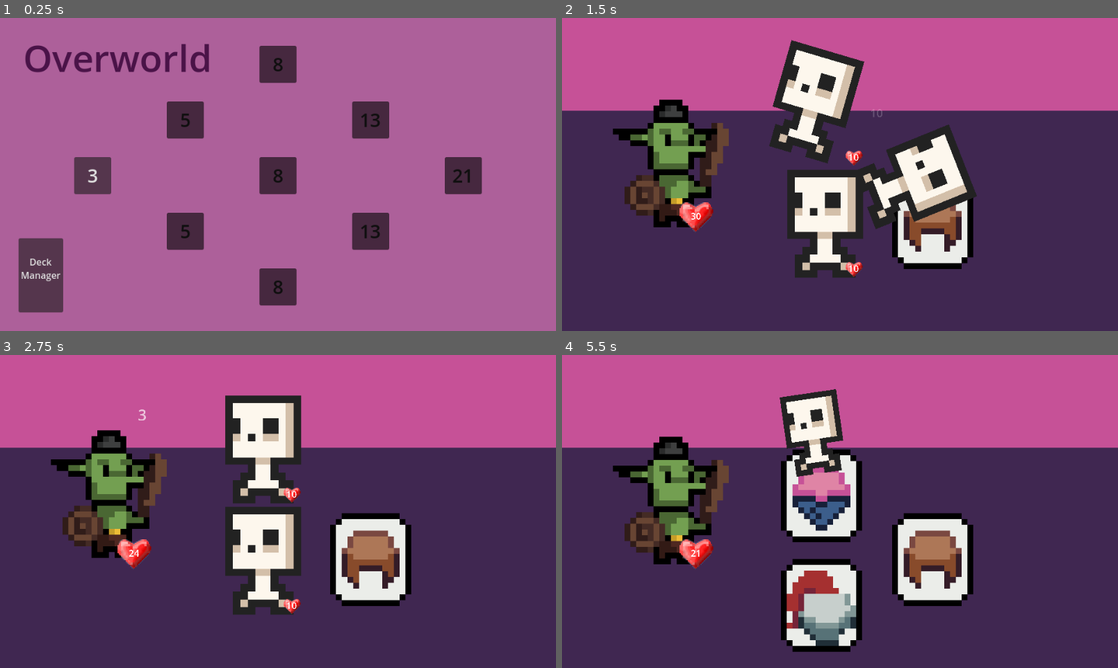
Above: before the commit, frames 1-4 (two rows, left to right).
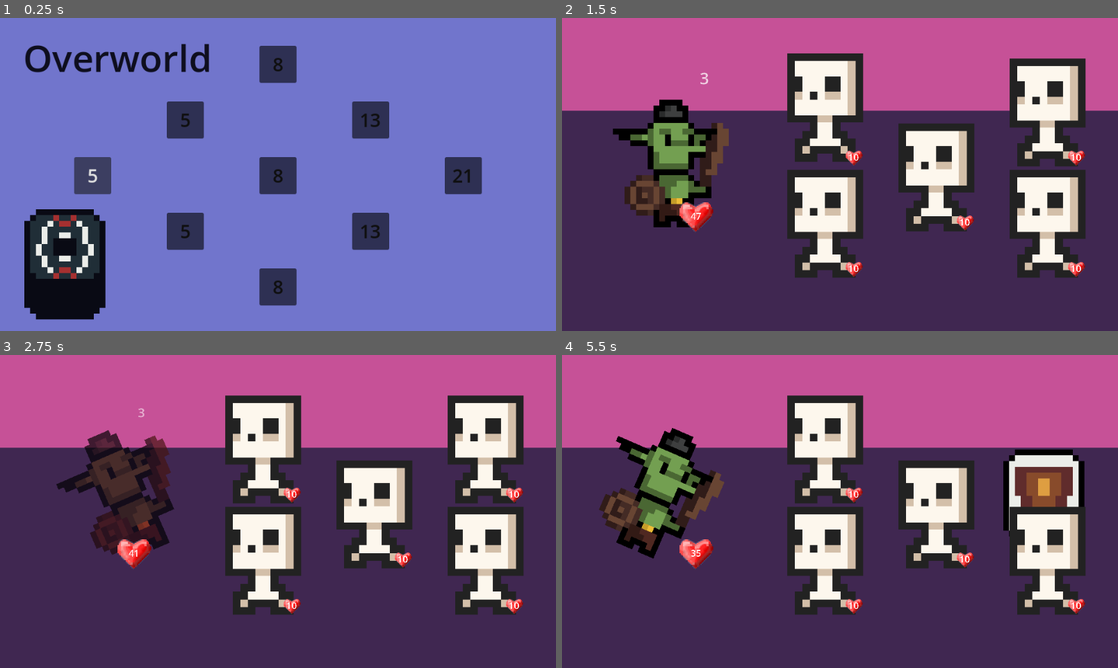
Above: after the commit, the same moments.

Repository: jakmik2/rogue-cards
Game: Godot game, scene res://scenes/Overworld.tscn
Two runs of this game, one before a commit and one after it. Both use one fixed random seed, a clock stepped at 60 frames per second and the inputs below.
Inputs (mouse positions are in pixels of both pictures, inside the frame that each line leads up to):
- Up to frame 1 (0.25 s): no input
- Up to frame 2 (1.5 s): click "3" (after the commit: "5") at 0.5 s; move the mouse to (962, 158) at 1.27 s; click (962, 158) at 1.35 s
- Up to frame 3 (2.75 s): click (400, 495) at 1.52 s; click (400, 495) at 1.82 s; move the mouse to (372, 558) at 2.02 s; click (372, 558) at 2.1 s; click (372, 558) at 2.27 s; click (372, 558) at 2.57 s
- Up to frame 4 (5.5 s): move the mouse to (895, 442) at 2.77 s; click (895, 442) at 2.85 s; move the mouse to (823, 605) at 3.52 s; click (823, 605) at 3.6 s; click (823, 605) at 3.77 s; click (823, 605) at 4.07 s; move the mouse to (1006, 558) at 4.27 s; click (1006, 558) at 4.35 s; click (1006, 558) at 4.52 s; click (1006, 558) at 4.82 s; tap Escape (ui_pause) at 4.9 s; click "Continue" at 5 s

The runs differ from the first frame. In frame 1, 94% of the frame differs, in the area x 0-100%, y 0-100%; in frame 2, 18%; in frame 3, 20%; in frame 4, 28%.

Commit message:
deck manager

Diff:
--- a/scenes/Card.tscn
+++ b/scenes/Card.tscn
@@ -1,8 +1,32 @@
-[gd_scene load_steps=2 format=3 uid="uid://c6lwndeghysv5"]
+[gd_scene load_steps=4 format=3 uid="uid://c6lwndeghysv5"]
 
 [ext_resource type="Script" path="res://scripts/Card.gd" id="1_b0rvh"]
+[ext_resource type="Texture2D" uid="uid://i2qrdraonycb" path="res://sprites/card/blank.png" id="2_ldklw"]
+[ext_resource type="Texture2D" uid="uid://dpwufntmr1227" path="res://sprites/card/card-outline.png" id="3_c1hr8"]
 
-[node name="Card" type="Node2D"]
+[node name="Card" type="Control"]
+layout_mode = 3
+anchors_preset = 0
+offset_right = 16.0
+offset_bottom = 16.0
+scale = Vector2(10, 10)
 script = ExtResource("1_b0rvh")
 
-[node name="Sprite" type="Sprite2D" parent="."]
+[node name="Sprite" type="TextureRect" parent="."]
+layout_mode = 0
+offset_right = 16.0
+offset_bottom = 16.0
+texture = ExtResource("2_ldklw")
+
+[node name="Outline" type="TextureRect" parent="."]
+visible = false
+layout_mode = 0
+offset_left = -0.1
+offset_top = -1.1
+offset_right = 15.9
+offset_bottom = 16.9
+texture = ExtResource("3_c1hr8")
+
+[connection signal="gui_input" from="." to="." method="_on_gui_input"]
+[connection signal="mouse_entered" from="." to="." method="_on_hover_enter"]
+[connection signal="mouse_exited" from="." to="." method="_on_hover_exit"]
--- /dev/null
+++ b/scenes/DeckManager.tscn
@@ -0,0 +1,129 @@
+[gd_scene load_steps=9 format=3 uid="uid://d4e86hgjbwird"]
+
+[ext_resource type="Script" path="res://scripts/DeckManager.gd" id="1_5jxd7"]
+[ext_resource type="PackedScene" uid="uid://dwsljk6mc13qo" path="res://scenes/UI/PauseMenu.tscn" id="2_b11fc"]
+[ext_resource type="Texture2D" uid="uid://byivuws2x3nns" path="res://sprites/deck-pressed.png" id="3_0ktld"]
+[ext_resource type="Texture2D" uid="uid://d2cioayecqfr8" path="res://sprites/deck.png" id="3_dtg4p"]
+[ext_resource type="Texture2D" uid="uid://b7youjjmllyg3" path="res://sprites/deck-hover.png" id="4_mygtj"]
+[ext_resource type="Texture2D" uid="uid://cetgkfctwomtq" path="res://sprites/arrow.png" id="7_re8vd"]
+[ext_resource type="Texture2D" uid="uid://60pvedwbrpa4" path="res://sprites/arrow-pressed.png" id="8_4e7lf"]
+[ext_resource type="Texture2D" uid="uid://7spv6u2q0sjv" path="res://sprites/arrow-hover.png" id="9_u3hve"]
+
+[node name="DeckManager" type="Control"]
+layout_mode = 3
+anchors_preset = 15
+anchor_right = 1.0
+anchor_bottom = 1.0
+grow_horizontal = 2
+grow_vertical = 2
+script = ExtResource("1_5jxd7")
+
+[node name="Backing" type="ColorRect" parent="."]
+layout_mode = 0
+offset_right = 960.0
+offset_bottom = 540.0
+color = Color(0.533333, 0.294118, 0.168627, 1)
+
+[node name="ColorRect2" type="ColorRect" parent="Backing"]
+layout_mode = 0
+offset_left = 224.0
+offset_right = 288.0
+offset_bottom = 540.0
+color = Color(0.376471, 0.172549, 0.172549, 1)
+
+[node name="ColorRect3" type="ColorRect" parent="Backing"]
+layout_mode = 0
+offset_left = 448.0
+offset_right = 512.0
+offset_bottom = 540.0
+color = Color(0.376471, 0.172549, 0.172549, 1)
+
+[node name="ColorRect4" type="ColorRect" parent="Backing"]
+layout_mode = 0
+offset_left = 672.0
+offset_right = 736.0
+offset_bottom = 540.0
+color = Color(0.376471, 0.172549, 0.172549, 1)
+
+[node name="ColorRect5" type="ColorRect" parent="Backing"]
+layout_mode = 0
+offset_left = 896.0
+offset_right = 960.0
+offset_bottom = 540.0
+color = Color(0.376471, 0.172549, 0.172549, 1)
+
+[node name="Description" type="ColorRect" parent="."]
+layout_mode = 0
+offset_left = 8.0
+offset_top = 8.0
+offset_right = 216.0
+offset_bottom = 312.0
+color = Color(0.752941, 0.580392, 0.45098, 0.533333)
+
+[node name="Textbox" type="RichTextLabel" parent="Description"]
+layout_mode = 0
+offset_left = 8.0
+offset_right = 200.0
+offset_bottom = 304.0
+text = "Go get some cards you fucking freak."
+
+[node name="DeckDisplay" type="ColorRect" parent="."]
+layout_mode = 0
+offset_left = 296.0
+offset_top = 8.0
+offset_right = 888.0
+offset_bottom = 536.0
+color = Color(0.135012, 0.135012, 0.135012, 0.32549)
+
+[node name="CardHolder" type="GridContainer" parent="DeckDisplay"]
+layout_mode = 0
+offset_left = 6.0
+offset_top = 8.0
+offset_right = 48.0
+offset_bottom = 42.0
+scale = Vector2(10, 10)
+theme_override_constants/h_separation = 21
+theme_override_constants/v_separation = 17
+columns = 3
+
+[node name="Deck" type="TextureButton" parent="."]
+layout_mode = 0
+offset_left = 32.0
+offset_top = 320.0
+offset_right = 48.0
+offset_bottom = 341.0
+scale = Vector2(10, 10)
+texture_normal = ExtResource("3_dtg4p")
+texture_pressed = ExtResource("3_0ktld")
+texture_hover = ExtResource("4_mygtj")
+
+[node name="UI" type="CanvasLayer" parent="."]
+
+[node name="PauseMenu" parent="UI" instance=ExtResource("2_b11fc")]
+process_mode = 2
+
+[node name="RightArrow" type="TextureButton" parent="."]
+layout_mode = 0
+offset_left = 221.0
+offset_top = 437.0
+offset_right = 231.0
+offset_bottom = 447.0
+scale = Vector2(6.99999, 7)
+texture_normal = ExtResource("7_re8vd")
+texture_pressed = ExtResource("8_4e7lf")
+texture_hover = ExtResource("9_u3hve")
+
+[node name="LeftArrow" type="TextureButton" parent="."]
+layout_mode = 0
+offset_left = 291.0
+offset_top = 356.0
+offset_right = 301.0
+offset_bottom = 366.0
+scale = Vector2(-7, 7)
+texture_normal = ExtResource("7_re8vd")
+texture_pressed = ExtResource("8_4e7lf")
+texture_hover = ExtResource("9_u3hve")
+
+[connection signal="pressed" from="Deck" to="." method="_on_overworld_pressed"]
+[connection signal="pressed" from="RightArrow" to="." method="_on_right_arrow_pressed"]
+[connection signal="pressed" from="LeftArrow" to="." method="_on_left_arrow_pressed"]
--- a/scenes/Overworld.tscn
+++ b/scenes/Overworld.tscn
@@ -1,9 +1,12 @@
-[gd_scene load_steps=6 format=3 uid="uid://duoq6fcewo54o"]
+[gd_scene load_steps=9 format=3 uid="uid://duoq6fcewo54o"]
 
 [ext_resource type="Script" path="res://scripts/Overworld.gd" id="1_lsmee"]
 [ext_resource type="PackedScene" uid="uid://g1f0r1ebadw" path="res://scenes/UI/TextDisplay.tscn" id="1_x8wxk"]
+[ext_resource type="Texture2D" uid="uid://d2cioayecqfr8" path="res://sprites/deck.png" id="3_4sj42"]
 [ext_resource type="PackedScene" uid="uid://chore4el6n68" path="res://scenes/Level.tscn" id="3_fp77y"]
 [ext_resource type="PackedScene" uid="uid://dwsljk6mc13qo" path="res://scenes/UI/PauseMenu.tscn" id="4_4yow4"]
+[ext_resource type="Texture2D" uid="uid://byivuws2x3nns" path="res://sprites/deck-pressed.png" id="4_i6g1f"]
+[ext_resource type="Texture2D" uid="uid://b7youjjmllyg3" path="res://sprites/deck-hover.png" id="4_j8ijm"]
 
 [sub_resource type="Theme" id="Theme_i1s4k"]
 default_font_size = 64
@@ -17,7 +20,7 @@
 layout_mode = 0
 offset_right = 960.0
 offset_bottom = 540.0
-color = Color(0.67904, 0.378467, 0.605407, 1)
+color = Color(0.442052, 0.457821, 0.798686, 1)
 
 [node name="Levels" type="Control" parent="."]
 anchors_preset = 0
@@ -28,7 +31,7 @@
 offset_top = 240.0
 offset_right = 192.0
 offset_bottom = 304.0
-enemies = Array[String](["Skele0", "Skele0", "Skele0"])
+enemies = Array[String](["Skele0", "Skele0", "Skele0", "Skele0", "Skele0"])
 
 [node name="Level2" parent="Levels" instance=ExtResource("3_fp77y")]
 layout_mode = 0
@@ -110,16 +113,16 @@
 prereqs = Array[String](["Level7", "Level8"])
 overworld_level = 4
 
-[node name="DeckManager" type="Button" parent="."]
+[node name="DeckManager" type="TextureButton" parent="."]
 layout_mode = 0
 offset_left = 32.0
-offset_top = 380.0
-offset_right = 109.0
-offset_bottom = 508.0
-text = "Deck
-Manager
-
-"
+offset_top = 320.0
+offset_right = 48.0
+offset_bottom = 341.0
+scale = Vector2(10, 10)
+texture_normal = ExtResource("3_4sj42")
+texture_pressed = ExtResource("4_i6g1f")
+texture_hover = ExtResource("4_j8ijm")
 
 [node name="UI" type="CanvasLayer" parent="."]
 
@@ -134,5 +137,7 @@
 offset_right = 366.0
 offset_bottom = 112.0
 theme = SubResource("Theme_i1s4k")
-theme_override_colors/font_color = Color(0.291285, 0.0746954, 0.28167, 1)
+theme_override_colors/font_color = Color(0.0545246, 0.0540523, 0.119671, 1)
 text = "Overworld"
+
+[connection signal="pressed" from="DeckManager" to="." method="_on_deck_manager_pressed"]
--- a/scripts/Arena.gd
+++ b/scripts/Arena.gd
@@ -23,19 +23,19 @@
 enum CombatState {ACTIVE, INACTIVE}
 enum Round {ACTIVE, INACTIVE}
 enum EndCombat {ACTIVE, INACTIVE}
-enum Phase {COMBAT, LOOTING, FINISHED}
+enum Phase {PREP, COMBAT, LOOTING, FINISHED}
 
 # properties
-var combat_order = []
-var current_state = CombatState.ACTIVE
-var current_phase = Phase.COMBAT
+var combatants = []
+var current_state = CombatState.INACTIVE
+var current_phase = Phase.PREP
 var current_turn = 0
 var round_tracker = Round.INACTIVE
 
 var mob_num_to_pos = {
-	0 : Vector2(640,353.256),
+	0 : Vector2(448,431.757),
 	1 : Vector2(448,243.354),
-	2 : Vector2(448,431.757),
+	2 : Vector2(640,353.256),
 	3 : Vector2(832,243.354),
 	4 : Vector2(832,431.757),
 }
@@ -71,42 +71,49 @@
 		# destroy any instances of "None"
 		# TODO create a system where we can create as many monsters as we wish, not limited to 5
 		enemies.append(monster)
+
+	if (combatants.is_empty()):
+		# populate combat order (probably a memory nightmare right here)
+		combatants = enemies.duplicate()
+		combatants.push_back(player)
+
 	mobs.show()
+	await get_tree().process_frame
+	current_phase = Phase.COMBAT
 
 func _input(_event):
 	if Input.is_action_just_pressed("ui_pause"):
 		get_tree().paused = true
 		pause_menu.show()
 
-func _process(delta):
-	# TODO implement pause
-	if paused:
-		return
-
-	counter += delta
-	# evaluate combat state and turn order
-	# skip if not in combat or if actively resolving a round
-	if (current_state == CombatState.INACTIVE or round_tracker == Round.ACTIVE):
-		pass
-	# run round
-	elif (counter > 0):
-		combat_round()
-		counter = 0
+func _process(_delta):
+	if (
+		current_state == CombatState.INACTIVE and
+		current_phase == Phase.COMBAT and
+		!enemies.is_empty()
+	):
+		# introduce randomness to break ties
+		combatants.shuffle()
+		var combatant_counter : Array[int]
+		# evaluate current turn counters
+		for combatant in combatants:
+			combatant_counter.append(combatant.turn_counter)
+
+		if combatant_counter.max() < 100:
+			# track counters through an array
+			# iterate through the number of combatants, increment their counters with their speed
+			for combatant in combatants:
+				combatant.turn_counter += combatant.speed
+		else:
+			# evalutate turn of combatant
+			current_turn = combatant_counter.find(combatant_counter.max())
+			combatants[current_turn].turn_counter -= 100
+			combat_round()
 
 func combat_round():
-	round_tracker = Round.ACTIVE
-
-	# fresh combat
-	if (combat_order.is_empty()):
-		# populate combat order (probably a memory nightmare right here)
-		combat_order = enemies.duplicate()
-		combat_order.push_back(player)
-
-		# sort combat order
-		combat_order.sort_custom(func(a: BaseEntity, b: BaseEntity): return a.get_speed() > b.get_speed())
-	# perform turn
-	elif (current_state == CombatState.ACTIVE && !combat_order.is_empty()):
-		var current_actor: BaseEntity = combat_order[current_turn]
+	current_state = CombatState.ACTIVE
+	if (current_state == CombatState.ACTIVE && !enemies.is_empty()):
+		var current_actor: BaseEntity = combatants[current_turn]
 
 		var source: BaseEntity = current_actor
 		var target: BaseEntity = player
@@ -122,19 +129,19 @@
 		var damage = source.roll_dmg()
 		var attack_result = await target.evaluate_attack(attack_roll, damage)
 		if (attack_result):
-			#print(
-				#"%s hit %s for %s, %s at %s" %
-				#[source.name, target.name, damage, target.name, target.health]
-			#)
 			if (target.health <= 0 && target == player):
 				# game over sequence
-				current_state = CombatState.INACTIVE
+				current_phase = Phase.FINISHED
 				player.kill()
+
 			elif (target.health <= 0 && source == player):
-				# remove enemy from list
-				enemies.pop_at(enemy_idx)
-				combat_order.pop_at(combat_order.find(target))
-				target.kill()
+				# remove enemy from list if dead
+				enemies.pop_at(enemies.find(target))
+				combatants.pop_at(combatants.find(target))
+				if !enemies.is_empty():
+					target.kill()
+				else:
+					await target.kill()
 
 			# check if all combatants have been defeated
 			if (enemies.is_empty()):
@@ -149,14 +156,13 @@
 				current_phase = Phase.LOOTING
 				end_combat()
 		else:
-			print("Big miss from %s" % source)
-		# move To next
-		current_turn = (current_turn + 1) % combat_order.size()
-	round_tracker = Round.INACTIVE
+			# missed shot due to AC
+			#print("Big Miss from %s" % source)
+			pass
+	current_state = CombatState.INACTIVE
 
 func end_combat():
 	var loot_counter = 1
-
 	for loot in $Loot.get_children():
 		if loot.name == "LootBacking":
 			if $Loot.get_child_count() == 1:
@@ -182,10 +188,9 @@
 	delay_timer.wait_time = 0.5
 	delay_timer.start()
 	await delay_timer.timeout
-	# give deck to global
-	player.deck_to_global()
-	Global.current_overworld_level += 1
-	# go back to overworld
+
+	# go back to overworld, increment overall level
+	#Global.current_overworld_level += 1
 	get_tree().change_scene_to_file("res://scenes/Overworld.tscn")
 
 func hide_tooltip():
--- a/scripts/BaseEntity.gd
+++ b/scripts/BaseEntity.gd
@@ -11,6 +11,8 @@
 var speed
 var crit_chance
 var crit_damage
+
+var turn_counter = 0
 
 # Status
 var status: LifeStatus
@@ -36,7 +38,7 @@
 	health = entity_stats["health"] * ( 1 + monster_tier)
 	armor_class = entity_stats["armor_class"] * ( 1 + monster_tier)
 	damage = entity_stats["damage"] * ( 1 + monster_tier)
-	speed = entity_stats["speed"] * ( 1 + monster_tier)
+	speed = entity_stats["speed"] * ( 1 + monster_tier/2)
 	crit_chance = entity_stats["crit_chance"] * ( 1 + monster_tier)
 	crit_damage = entity_stats["crit_damage"] * ( 1 + monster_tier)
 
@@ -48,6 +50,7 @@
 	animation_player.play('BaseEntityAnims/death')
 	await animation_player.animation_finished
 	animation_player.play('BaseEntityAnims/ghost')
+	await animation_player.animation_finished
 
 func attempt_attack() -> int:
 	# Play Attack Animation
--- a/scripts/Card.gd
+++ b/scripts/Card.gd
@@ -1,16 +1,52 @@
-extends Node2D
+class_name Card extends Control
 
 @onready var sprite = $Sprite
+@onready var outline = $Outline
 
+var timer = Timer.new()
+
+var card_code
 var card_type
 var description
+var rarity
 var tier
 
+var pressed = false
+var pressed_offset = 0.5
 
-func _init(code):
-	parse_loot(code)
 
-func parse_loot(loot):
-	card_type = loot["card_type"]
-	description = Global.TAROT_CARDS[card_type]
-	tier = loot["tier"]
+func _ready():
+	# add pressed timer to tree
+	timer.wait_time = 0.1
+	add_child(timer)
+	if card_code:
+		sprite.texture = load("res://sprites/card/" + Global.CARD_TYPE[card_code[0]] + ".png")
+
+		description = Global.LOOT_DESCRIPTIONS[Global.CARD_TYPE[card_code[0]]]
+		rarity = Global.ITEM_RARITY[card_code[1]]
+		tier = Global.ITEM_TIER[card_code[2]]
+
+
+static func new_card(code: String) -> Card:
+	# load card template and instantiate it
+	var card_template : PackedScene = load("res://scenes/Card.tscn")
+	var new_card: Card = card_template.instantiate()
+	new_card.card_code = code
+	new_card.card_type = Global.CARD_TYPE[code[0]]
+	return new_card
+
+func _on_gui_input(event):
+	if Input.is_action_just_pressed("ui_select") and !pressed:
+		pressed = true
+		position.y += pressed_offset
+		timer.start()
+		await timer.timeout
+		position.y -= pressed_offset
+		pressed = false
+
+func _on_hover_enter():
+	print(description)
+	outline.show()
+
+func _on_hover_exit():
+	outline.hide()
--- /dev/null
+++ b/scripts/DeckManager.gd
@@ -0,0 +1,57 @@
+extends Control
+
+@onready var pause_menu = $UI/PauseMenu
+@onready var card_holder : GridContainer = $DeckDisplay/CardHolder
+
+# size determines how many pages
+var deck_size
+# 1 page = 9 card block
+var current_page = 0
+var card_selected = 0
+var max_pages : int
+
+
+func _ready():
+	# connect signals for pause button and exit button
+	pause_menu.get_node("PauseReturn").pressed.connect(_on_close_button_pressed)
+	pause_menu.get_node("ExitButton").pressed.connect(_on_exit_button_pressed)
+
+	deck_size = len(Global.current_player_deck)
+	max_pages = deck_size / 9
+	stock_page()
+
+func _input(_event):
+	if Input.is_action_just_pressed("ui_pause"):
+		get_tree().paused = true
+		pause_menu.show()
+
+func stock_page() -> void:
+	for child in card_holder.get_children():
+		child.queue_free()
+
+	for i in range(9):
+		if i+current_page*9 < len(Global.current_player_deck):
+			var card_dupe = Global.current_player_deck[i+current_page*9].duplicate()
+			card_holder.add_child(card_dupe)
+		else:
+			return
+
+func _on_close_button_pressed():
+	pause_menu.hide()
+	get_tree().paused = false
+
+func _on_exit_button_pressed():
+	get_tree().quit()
+
+func _on_overworld_pressed():
+	get_tree().change_scene_to_file("res://scenes/Overworld.tscn")
+
+func _on_right_arrow_pressed():
+	if current_page < max_pages:
+		current_page += 1
+		stock_page()
+
+func _on_left_arrow_pressed():
+	if current_page > 0:
+		current_page -= 1
+		stock_page()
--- a/scripts/Global.gd
+++ b/scripts/Global.gd
@@ -90,10 +90,10 @@
 var stat_lookup = {
 	# PLAYER
 	"Player" : {
-		"health"		: 30,
+		"health"		: 50,
 		"armor_class"	: 0,
 		"damage"		: 10,
-		"speed"			: 11,
+		"speed"			: 10,
 		"crit_chance"	: 0,
 		"crit_damage"	: 5,
 	},
@@ -109,7 +109,7 @@
 }
 
 var current_arena_loadout : Array[String] = ["Skele0", "Skele0", "Skele0"]
-var current_player_deck : Array[String] = []
+var current_player_deck : Array[Card] = []
 
 var current_overworld_level = 0
 var current_level_name : String
--- a/scripts/Level.gd
+++ b/scripts/Level.gd
@@ -50,6 +50,6 @@
 func _on_pressed():
 	if clickable:
 		# select level, transfer level data to Global.current_arena_loadout then load arena scene
-		Global.current_level_name = name
+		#Global.current_level_name = name
 		Global.current_arena_loadout = enemies
 		get_tree().change_scene_to_file("res://scenes/Arena.tscn")
--- a/scripts/Loot.gd
+++ b/scripts/Loot.gd
@@ -28,7 +28,6 @@
 
 	var sprite_path = "res://sprites/"
 	# determine sprite_path dynamically depending on loot_code
-	print(loot_code)
 	if loot_code[0] == "A":
 		sprite_path += "card/" + Global.CARD_TYPE[loot_code[1]] + ".png"
 	else:
--- a/scripts/LootManager.gd
+++ b/scripts/LootManager.gd
@@ -11,12 +11,12 @@
 var loot_drop_rate = 0.85  # 85% chance of dropping equipment/card
 var category_drop_rates = {
 	# 50/50 for equipment or card
-	EquipmentCategory.A: 0.1,	# new card
-	EquipmentCategory.B: 0.18,	# helm
-	EquipmentCategory.C: 0.22,	# torso
-	EquipmentCategory.D: 0.20,	# weapon
-	EquipmentCategory.E: 0.16,	# gloves
-	EquipmentCategory.F: 0.14,	# boots
+	EquipmentCategory.A: 0.9,	# new card
+	EquipmentCategory.B: 0.1,	# helm
+	EquipmentCategory.C: 0.0,	# torso
+	EquipmentCategory.D: 0.0,	# weapon
+	EquipmentCategory.E: 0.0,	# gloves
+	EquipmentCategory.F: 0.0,	# boots
 }
 
 # Define the drop rates for different materials
--- a/scripts/Mob.gd
+++ b/scripts/Mob.gd
@@ -6,9 +6,8 @@
 var species
 var tier
 
-
 func _init():
-	# Override inverted for enemy -> This is bad and we shouldn't be doing this
+	# comment about this being bad
 	inverted = true
 
 func setup():
@@ -24,7 +23,6 @@
 	var loot: Loot = lootPrefab.instantiate()
 	var loot_status = loot.spawn()
 	if (loot_status):
+		# add loot to node tree
 		loot.position = self.position
 		get_parent().get_parent().get_node("Loot").add_child(loot)
-	else:
-		loot.queue_free()
--- a/scripts/Overworld.gd
+++ b/scripts/Overworld.gd
@@ -26,3 +26,6 @@
 
 func _on_exit_button_pressed():
 	get_tree().quit()
+
+func _on_deck_manager_pressed():
+	get_tree().change_scene_to_file("res://scenes/DeckManager.tscn")
--- a/scripts/Player.gd
+++ b/scripts/Player.gd
@@ -1,7 +1,6 @@
 class_name Player extends BaseEntity
 
-var deck : Array[String]
-var equipment_modifiers : Dictionary
+var deck : Array[Card]
 
 # placeholder/reminder for future use
 # TODO add equipment sprite to character
@@ -30,10 +29,11 @@
 
 	get_tree().change_scene_to_file("res://scenes/Arena.tscn")
 
-func add_to_deck(card) -> void:
-	print(card)
-	deck.append(card)
-	print(deck)
+func add_to_deck(card_code : String) -> void:
+	var card := Card.new_card(card_code)
+	add_child(card)
+	Global.current_player_deck.append(card.duplicate())
+	card.queue_free()
 
 func equipment_to_stats(equipment_code) -> void:
 	# liquify equipment, utilize multiple Global dictionaries
@@ -46,9 +46,6 @@
 		(Global.mods[equipment_code[2]] + Global.mods[equipment_code[2]] + 1)
 	)
 
-func deck_to_global() -> void:
-	Global.current_player_deck = deck
-
 func rand_pick_stat(equipment_category, modifier=10) -> String:
 	# randomly pick from primary and secondary stats
 	# modified by modifier (higher modifier = more likely for secondary)
--- a/scripts/UI/TextDisplay.gd
+++ b/scripts/UI/TextDisplay.gd
@@ -35,7 +35,7 @@
 		"[color="+ Global.TIER_COLORS[Global.mods[code[2]]] +"]" +
 		Global.ITEM_RARITY[code[2]].capitalize() + "[/color] " +
 		"[color="+ Global.TIER_COLORS[Global.mods[code[3]]] +"]" +
-		Global.ITEM_TIER[code[3]].capitalize() + "[/color] "
+		Global.ITEM_TIER[code[3]].capitalize() + "[/color] \n"
 	)
 
 	# check if card, else is equipment
Binary file added: sprites/arrow-hover.png
Not shown, added: sprites/arrow-hover.png.import
Binary file added: sprites/arrow-pressed.png
Not shown, added: sprites/arrow-pressed.png.import
Binary file added: sprites/arrow.png
Not shown, added: sprites/arrow.png.import
Binary file added: sprites/card/card-outline.png
Not shown, added: sprites/card/card-outline.png.import
Binary file added: sprites/card/death.png
Not shown, added: sprites/card/death.png.import
Binary file added: sprites/deck-hover.png
Not shown, added: sprites/deck-hover.png.import
(and 4 more such lines)
